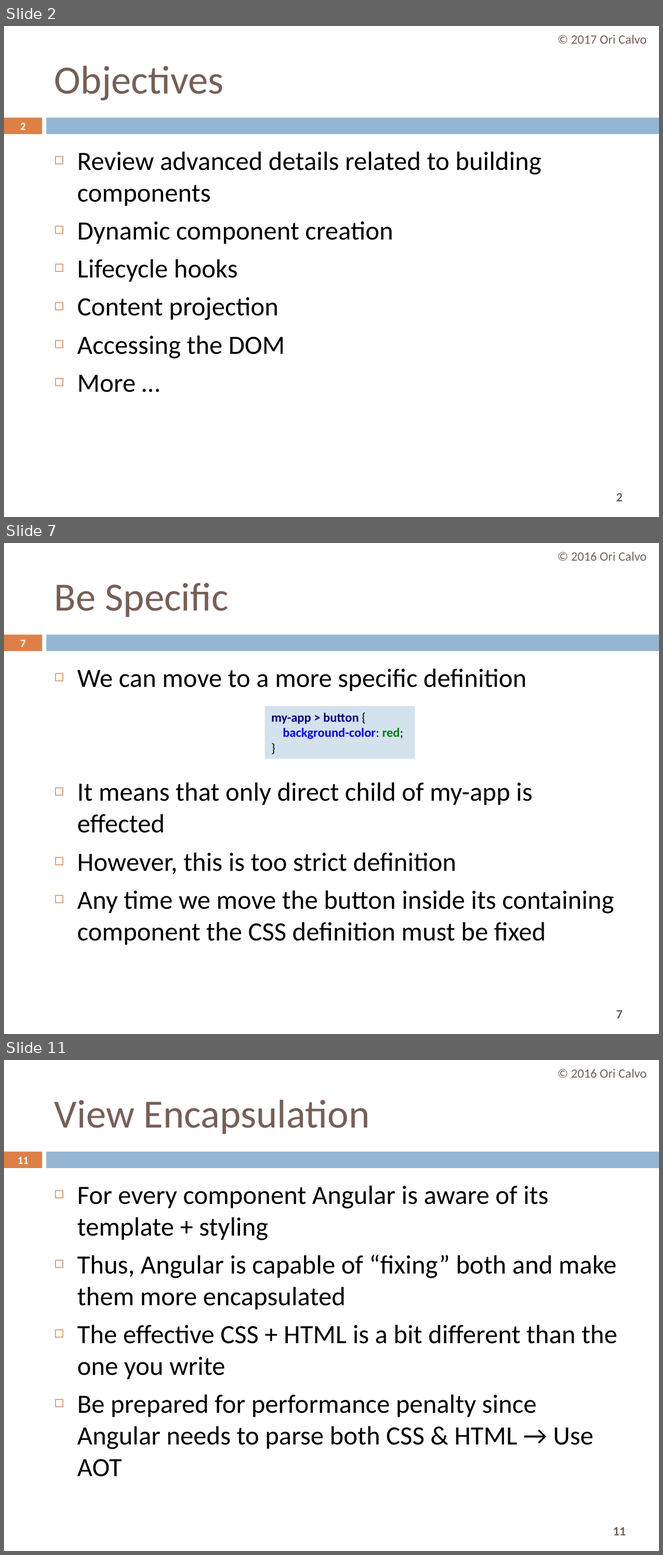
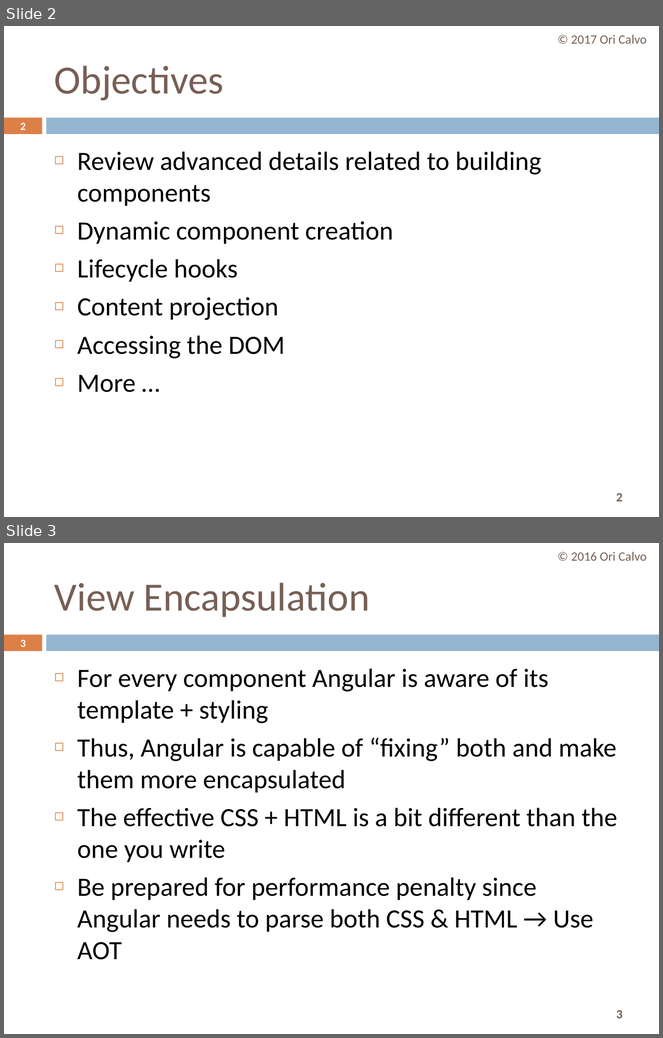
Before and after one commit to oricalvo/course-amdocs-angular, a slide deck: PPTs/06 Advanced Components.pptx. Shown one above the other, each under a label of ours: slides 2, 7 and 11 before the commit, slides 2 and 3 after it; the slides between them are not shown. The pictures are 663x1555 and 663x1038 pixels, drawn with LibreOffice and Linux fonts; fonts in the diff are those of the drawing. Boxes give left, top, right and bottom in pixels: in the first picture for what was removed or moved away, otherwise in the second. Text is boxed around its words. In the diff, an @@ line names an element or a change of style, - is before the commit and + after.

```diff
--- a/PPTs/06 Advanced Components.pptx
+++ b/PPTs/06 Advanced Components.pptx
@@ slide 7 removed at box(4, 543, 659, 1034), background #FFFFFF; not listed: 3 template elements that a slide beside it also shows @@
@@ text removed at box(571, 552, 647, 561) @@
-© 2016 Ori Calvo
@@ title removed at box(54, 583, 228, 617) @@
-Be Specific
@@ page number removed at box(20, 640, 26, 647) @@
-7
@@ text removed at box(77, 668, 614, 945) @@
-◻ We can move to a more specific definition
-◻ It means that only direct child of my-app is effected
-◻ However, this is too strict definition
-◻ Any time we move the button inside its containing component the CSS definition must be fixed
@@ rectangle removed at box(265, 706, 415, 759) @@
-my-app > button {
-background-color: red;
-}
@@ what was slide 11 is now slide 3 @@
@@ page number at box(20, 640, 26, 647): text changed @@
-11
+3
@@ page number at box(617, 1010, 623, 1019): text changed @@
-11
+3
```
Also in this commit, not shown: 4 slides changed, 28 other slides removed.
